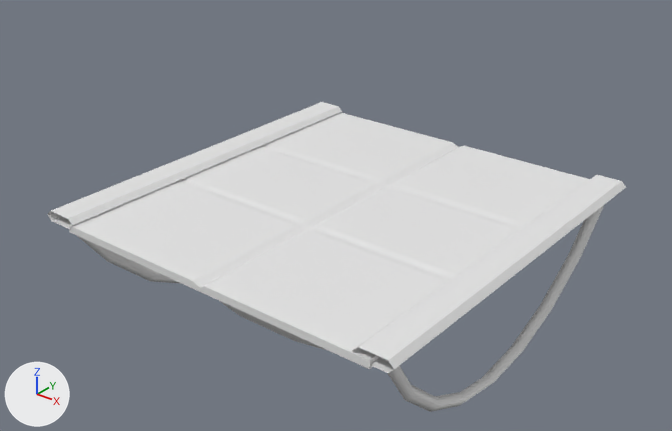
The FBX model Assets/3D_Assets/Enviro/Meshes/Tile_Sol_End.fbx, before and after one commit.
Rendered twice from a 50 mm lens placed at (3.77, -5.1, 2.98), pointed at (-0.07, -0.29, -0.01). The axes (+X, +Y, +Z) are drawn at lower left. The lights are the same throughout. Where no turn or scale is listed for an object, it has been applied to the vertices.

The first picture shows 'BezierCurve.001', 'BezierCurve.002'.
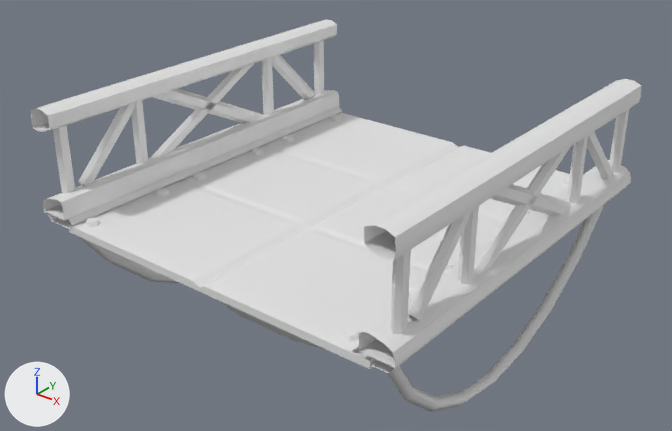
Changed parts and their boxes (x1, y1, x2, y2) in the pictures (672 x 431 px):
'Cube.002', added: after (30, 19, 641, 368)
'Cylinder.010', added: after (85, 115, 569, 342)

Patch to the scene script:
```diff
--- a/Assets/3D_Assets/Enviro/Meshes/Tile_Sol_End.fbx.py
+++ b/Assets/3D_Assets/Enviro/Meshes/Tile_Sol_End.fbx.py
@@ me_cylinder_003 @@
+me_cylinder_003.from_pydata(...)  # 144 vertices, 84 faces; spans x -2.33..0.06, y -0.05..2.75, z -0.04..0.01
@@ me_cube_013 @@
+me_cube_013.from_pydata(...)  # 264 vertices, 132 faces; spans x -1.51..1.51, y -1.51..1.52, z 0.15..0.93
@@ ob_cylinder_010 @@
+ob_cylinder_010 = bpy.data.objects.new('Cylinder.010', me_cylinder_003)
+ob_cylinder_010.location = (1.1, -1.617, 0.118)
@@ ob_cube_002 @@
+ob_cube_002 = bpy.data.objects.new('Cube.002', me_cube_013)
+ob_cube_002.location = (0.0, -0.26, 0.0)
```
